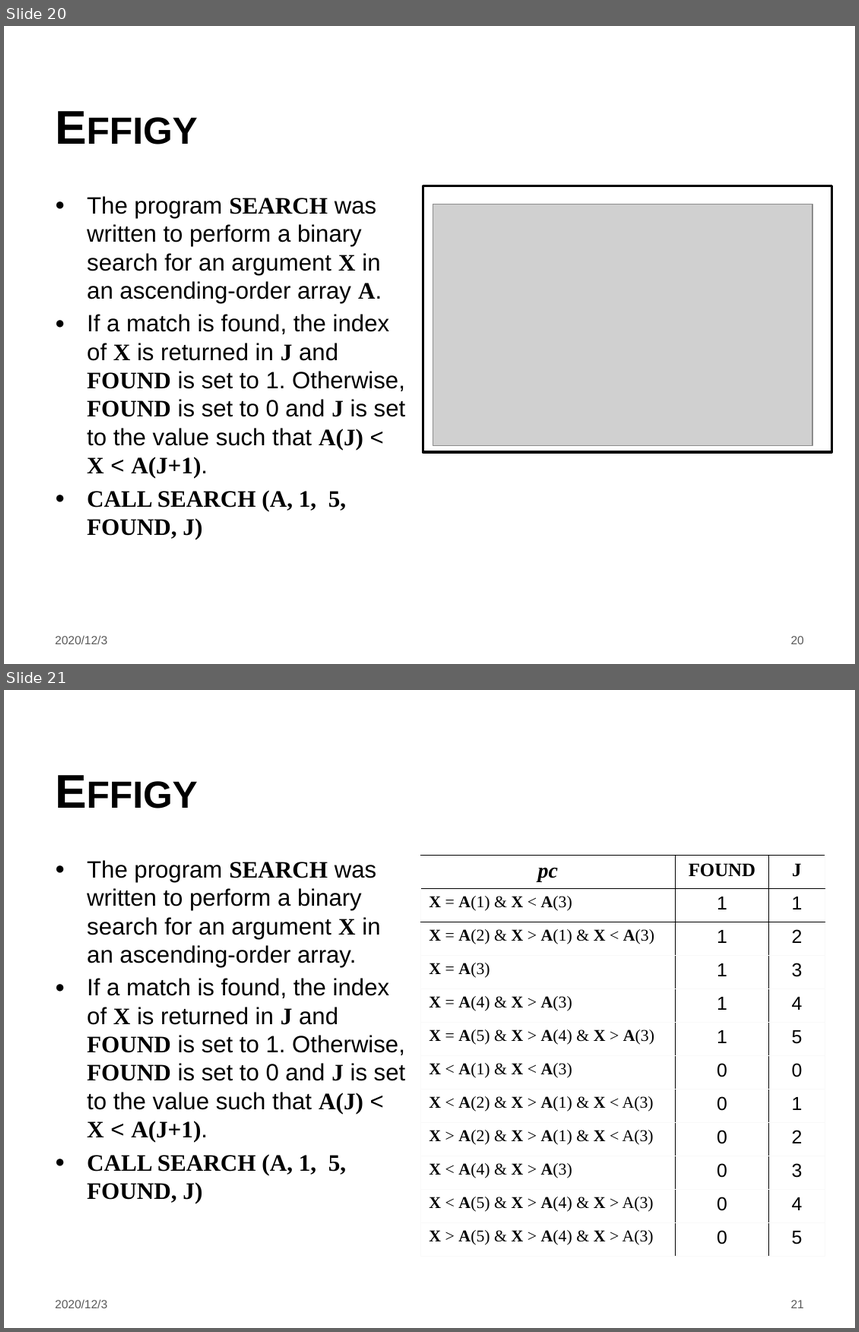
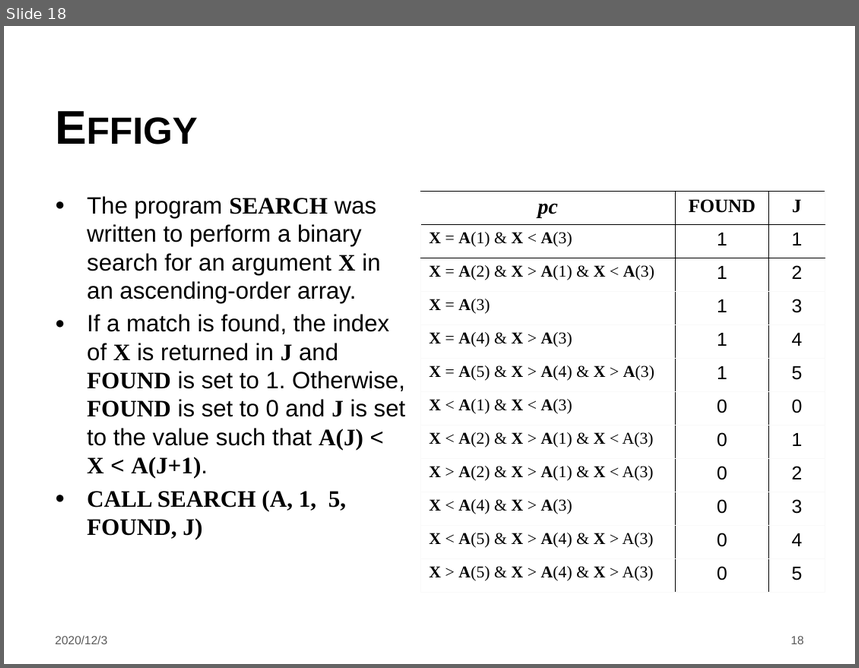
Before and after one commit to LintianShi/Research-Proposal, a slide deck: Symbolic_execution.pptx. Shown one above the other, each under a label of ours: slides 20 and 21 before the commit, slide 18 after it. The pictures are 859x1332 and 859x668 pixels, drawn with LibreOffice and Linux fonts; fonts in the diff are those of the drawing; grey boxes stand for pictures; background and template pictures are left out. Boxes give left, top, right and bottom in pixels: in the first picture for what was removed or moved away, otherwise in the second. Text is boxed around its words. In the diff, an @@ line names an element or a change of style, - is before the commit and + after.

```diff
--- a/Symbolic_execution.pptx
+++ b/Symbolic_execution.pptx
@@ slide 20 removed at bbox=[4, 26, 855, 664], background #FFFFFF @@
@@ title removed at bbox=[47, 37, 749, 158] @@
-Effigy
@@ text removed at bbox=[87, 196, 406, 540] @@
-● The program SEARCH was written to perform a binary search for an argument X in an ascending-order array A.
-● If a match is found, the index of X is returned in J and FOUND is set to 1. Otherwise, FOUND is set to 0 and J is set to the value such that A(J) < X < A(J+1).
-● CALL SEARCH (A, 1, 5, FOUND, J)
@@ rectangle removed at bbox=[423, 186, 832, 452] @@
@@ picture removed at bbox=[433, 205, 813, 446] @@
@@ text removed at bbox=[55, 636, 107, 645] @@
-2020/12/3
@@ page number removed at bbox=[791, 636, 804, 645] @@
-20
@@ what was slide 21 is now slide 18 @@
@@ page number at bbox=[791, 636, 804, 645]: text changed @@
-21
+18
```
Also in this commit, not shown: 18 slides changed.
